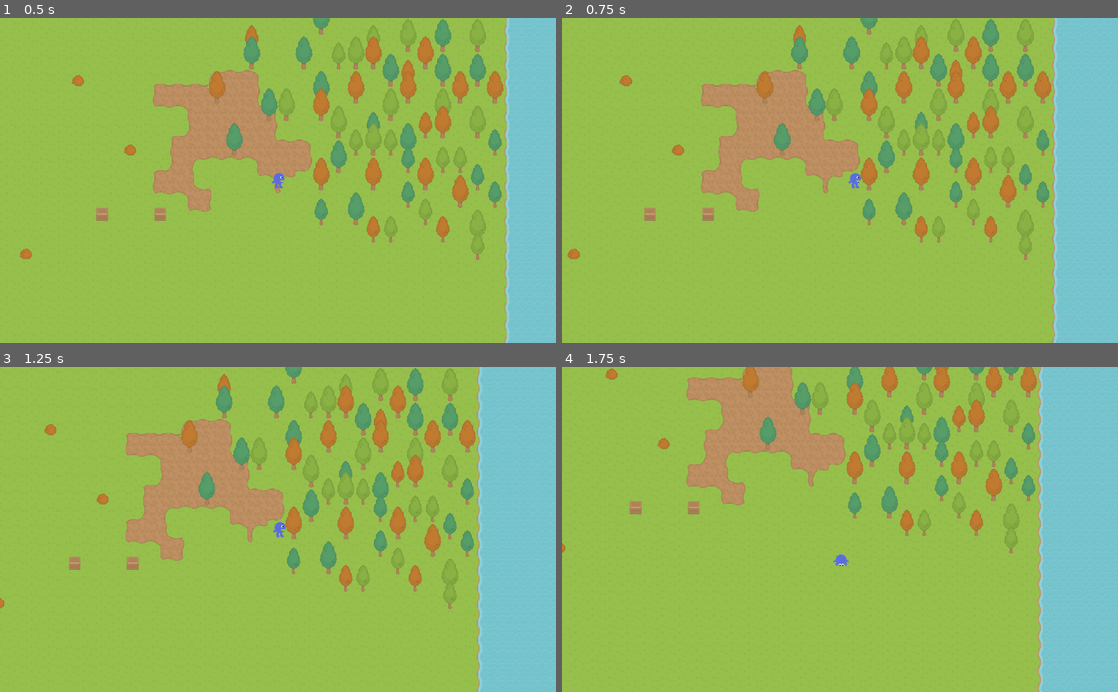
Above: before the commit, frames 1-4 (two rows, left to right).
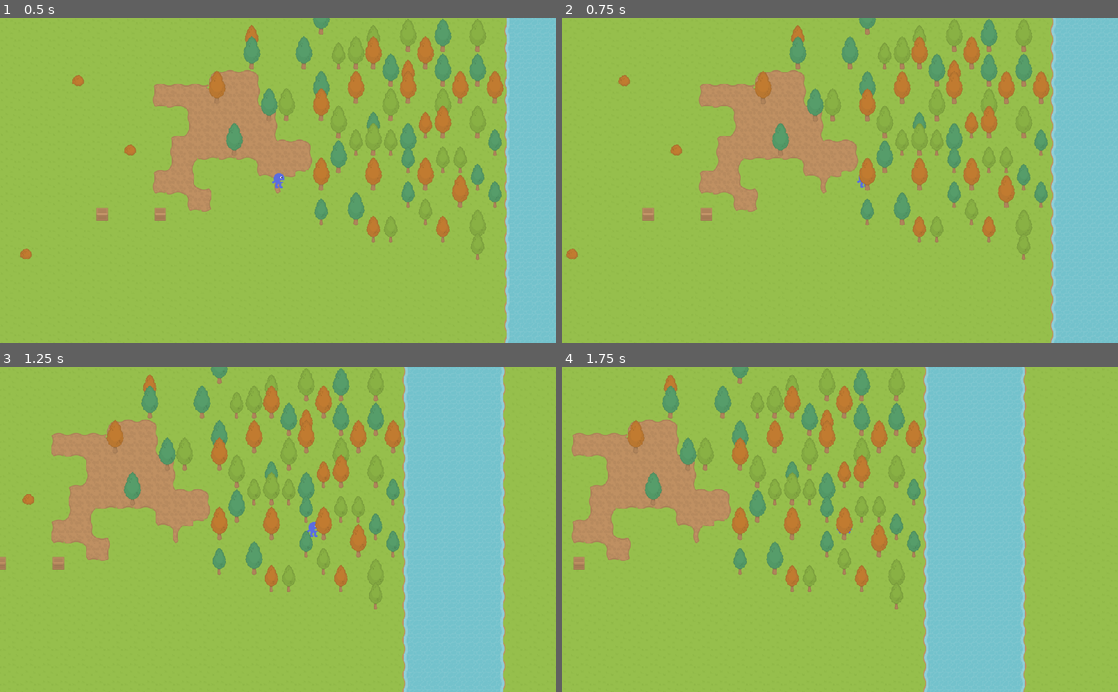
Above: after the commit, the same moments.

Repository: bagedevimo/pxljam19
Game: Godot game, scene res://Game.tscn
Two runs of this game, one before a commit and one after it. Both use one fixed random seed, a clock stepped at 60 frames per second and the inputs below.
Inputs:
- Up to frame 1 (0.5 s): no input
- Up to frame 2 (0.75 s): tap Enter at 0.5 s; hold Right (ui_right) from 0.53 s (still down)
- Up to frame 3 (1.25 s): keep holding Right (ui_right); tap Space (ui_select) at 0.77 s
- Up to frame 4 (1.75 s): release Right (ui_right) at 1.28 s; hold Down (ui_down) from 1.28 s (still down); tap Space (ui_select) at 1.52 s

Frame 1 is identical in both runs. In frame 2, 4.3% of the frame differs, in the area x 0-90%, y 0-100%; in frame 3, 42%; in frame 4, 52%, in the area x 0-100%, y 0-100%.

Commit message:
Tune a bunch of sprites

Diff:
--- a/Player.tscn
+++ b/Player.tscn
@@ -4,7 +4,7 @@
 [ext_resource path="res://Character.png" type="Texture" id=2]
 
 [sub_resource type="RectangleShape2D" id=1]
-extents = Vector2( 10.2183, 13.2367 )
+extents = Vector2( 8.14383, 3.75163 )
 
 [node name="Player" type="KinematicBody2D"]
 script = ExtResource( 1 )
@@ -17,6 +17,7 @@
 region_rect = Rect2( 0, 0, 32, 32 )
 
 [node name="CollisionShape2D" type="CollisionShape2D" parent="."]
+position = Vector2( 0, 12 )
 shape = SubResource( 1 )
 __meta__ = {
 "_edit_group_": true
--- a/tileset.tres
+++ b/tileset.tres
@@ -20,23 +20,23 @@
 [sub_resource type="ConvexPolygonShape2D" id=6]
 points = PoolVector2Array( 5.65454, 22.4913, 16.1201, 21.3284, 26.198, 22.2975, 25.229, 27.3364, 16.5077, 30.0497, 7.01117, 27.3364 )
 
-[sub_resource type="ConvexPolygonShape2D" id=9]
-points = PoolVector2Array( 0, 38.9668, 32, 38.9668, 31.6134, 40.8958, 32, 64, 32, 64, 0.266968, 64 )
-
-[sub_resource type="ConvexPolygonShape2D" id=10]
-points = PoolVector2Array( 0.978577, 41.4038, 31.6775, 41.6829, 31.6775, 41.6829, 31.9566, 64, 31.9566, 64, 0.141327, 64, 0.141327, 64 )
-
-[sub_resource type="ConvexPolygonShape2D" id=11]
-points = PoolVector2Array( 0.605103, 41.6829, 31.8622, 42.241, 31.8622, 42.241, 31.5832, 64, 31.5832, 64, 0.326019, 63.7303, 0.326019, 63.7303 )
-
-[sub_resource type="ConvexPolygonShape2D" id=12]
-points = PoolVector2Array( 0.609161, 41.9619, 0.609161, 41.9619, 31.5872, 42.5201, 31.5872, 42.5201, 31.8663, 63.7303, 31.8663, 63.7303, 0.330078, 64, 0.330078, 64 )
-
-[sub_resource type="ConvexPolygonShape2D" id=13]
-points = PoolVector2Array( 0.145386, 43.6364, 31.4025, 44.1946, 31.4025, 44.1946, 31.9607, 64, 31.9607, 64, 0.703552, 63.7303, 0.703552, 63.7303 )
-
-[sub_resource type="ConvexPolygonShape2D" id=14]
-points = PoolVector2Array( 32, 64, 32, 64, 0.797913, 64, 0.797913, 64, 0.51886, 44.7528, 0.51886, 44.7528, 31.4969, 45.0319 )
+[sub_resource type="ConvexPolygonShape2D" id=15]
+points = PoolVector2Array( 11.1228, 60.8965, 14.0202, 59.2141, 17.011, 59.2141, 20.1888, 61.0834, 17.7588, 63.3265, 13.9267, 63.3265 )
+
+[sub_resource type="ConvexPolygonShape2D" id=16]
+points = PoolVector2Array( 15.7607, 60.7095, 19.4057, 62.1115, 17.6299, 63.3265, 14.7325, 63.3265, 12.4894, 62.018 )
+
+[sub_resource type="ConvexPolygonShape2D" id=17]
+points = PoolVector2Array( 15.7253, 60.2422, 20.2115, 61.5507, 17.8749, 63.3265, 13.7625, 63.42, 11.1456, 61.2703 )
+
+[sub_resource type="ConvexPolygonShape2D" id=18]
+points = PoolVector2Array( 15.8264, 60.506, 19.7518, 61.721, 17.6022, 63.2164, 14.3309, 63.3099, 12.6486, 61.6276 )
+
+[sub_resource type="ConvexPolygonShape2D" id=19]
+points = PoolVector2Array( 15.9779, 59.6648, 20.4642, 61.2537, 18.3145, 63.3099, 14.0152, 63.4034, 11.3982, 61.2537 )
+
+[sub_resource type="ConvexPolygonShape2D" id=20]
+points = PoolVector2Array( 15.6622, 60.7864, 18.8399, 61.908, 17.5314, 63.2164, 14.5406, 63.2164, 12.204, 61.8145 )
 
 [sub_resource type="ConvexPolygonShape2D" id=7]
 points = PoolVector2Array( 4, 18, 28, 18, 28, 30, 4, 30 )
@@ -141,40 +141,40 @@
 6/occluder_offset = Vector2( 0, 0 )
 6/navigation_offset = Vector2( 0, 0 )
 6/shapes = [ {
+"autotile_coord": Vector2( 0, 0 ),
+"one_way": false,
+"one_way_margin": 1.0,
+"shape": SubResource( 15 ),
+"shape_transform": Transform2D( 1, 0, 0, 1, 0, 0 )
+}, {
+"autotile_coord": Vector2( 1, 0 ),
+"one_way": false,
+"one_way_margin": 1.0,
+"shape": SubResource( 16 ),
+"shape_transform": Transform2D( 1, 0, 0, 1, 0, 0 )
+}, {
 "autotile_coord": Vector2( 2, 0 ),
 "one_way": false,
 "one_way_margin": 1.0,
-"shape": SubResource( 9 ),
-"shape_transform": Transform2D( 1, 0, 0, 1, 0, 0 )
-}, {
-"autotile_coord": Vector2( 1, 0 ),
-"one_way": false,
-"one_way_margin": 1.0,
-"shape": SubResource( 10 ),
-"shape_transform": Transform2D( 1, 0, 0, 1, 0, 0 )
-}, {
-"autotile_coord": Vector2( 0, 0 ),
-"one_way": false,
-"one_way_margin": 1.0,
-"shape": SubResource( 11 ),
+"shape": SubResource( 17 ),
 "shape_transform": Transform2D( 1, 0, 0, 1, 0, 0 )
 }, {
 "autotile_coord": Vector2( 3, 0 ),
 "one_way": false,
 "one_way_margin": 1.0,
-"shape": SubResource( 12 ),
+"shape": SubResource( 18 ),
 "shape_transform": Transform2D( 1, 0, 0, 1, 0, 0 )
 }, {
 "autotile_coord": Vector2( 4, 0 ),
 "one_way": false,
 "one_way_margin": 1.0,
-"shape": SubResource( 13 ),
+"shape": SubResource( 19 ),
 "shape_transform": Transform2D( 1, 0, 0, 1, 0, 0 )
 }, {
 "autotile_coord": Vector2( 5, 0 ),
 "one_way": false,
 "one_way_margin": 1.0,
-"shape": SubResource( 14 ),
+"shape": SubResource( 20 ),
 "shape_transform": Transform2D( 1, 0, 0, 1, 0, 0 )
 } ]
 6/z_index = 0
